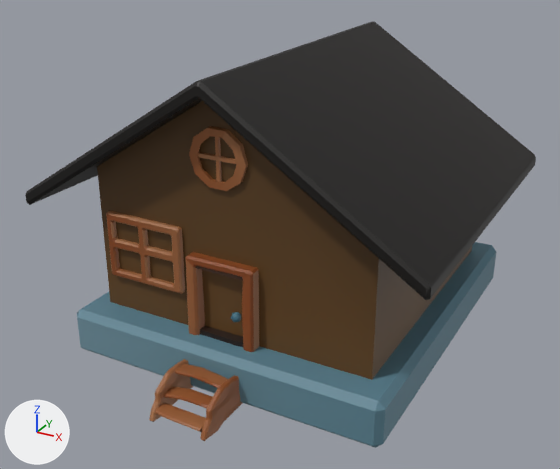
One commit to the FBX model Assets/Art/Models/Outside/Props/HouseSmall.fbx: the scene before it, then after it.
Camera for both pictures: a 50 mm camera at (3.55, -7.0, 4.42) aimed at (-0.05, -0.45, 1.14). Arrows for +X, +Y and +Z are at lower left; the lights stay in place. Objects named as collision shapes, trigger or cutter boxes, shadow casters or lower levels of detail are left out. Where no turn or scale is listed for an object, it has been applied to the vertices.

The scene before the commit, as lines of its bpy script (objects in view):
```python
me_mesh_023 = bpy.data.meshes.new('Mesh.023')
me_mesh_023.from_pydata(...)  # 1888 vertices, 1805 faces; spans x -2.21..2.02, y -2.46..1.88, z -0.02..3.03
me_mesh_023.materials.append(mat_pp_standard_material)  # picture img_pp_color_palette_png
ob_housesmall_lod0 = bpy.data.objects.new('HouseSmall_LOD0', me_mesh_023)
ob_housesmall_lod0.location = (0.0, 0.0, 0.0)
```
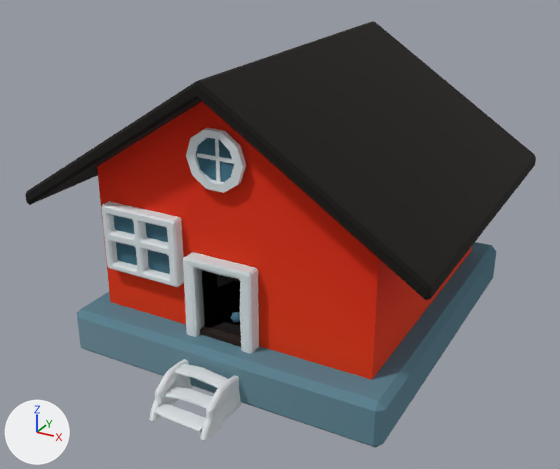
Pixel boxes [x1, y1, x2, y2] of what changed, in the pictures (560 x 469 px):
part 1 of me_mesh_023, rebuilt: before [106, 211, 185, 294]; after [101, 201, 184, 287]
part 2 of me_mesh_023, rebuilt: before [185, 252, 259, 352]; after [183, 252, 259, 353]
part 3 of me_mesh_023, rebuilt: before [189, 126, 248, 191]; after [186, 128, 246, 193]
part 4 of me_mesh_023, surface changed (brown to red): [97, 101, 472, 441] in both

Patch to the scene script:
```diff
--- a/Assets/Art/Models/Outside/Props/HouseSmall.fbx.py
+++ b/Assets/Art/Models/Outside/Props/HouseSmall.fbx.py
@@ me_mesh_023 @@
 # used by ob_housesmall_lod0; location = (0.0, 0.0, 0.0)
-me_mesh_023.from_pydata(...)  # 1888 vertices, 1805 faces; spans x -2.21..2.02, y -2.46..1.88, z -0.02..3.03
+me_mesh_023.from_pydata(...)  # 1690 vertices, 1535 faces; spans x -2.21..2.02, y -2.46..1.88, z -0.02..3.03
+# me_mesh_023 part 1: the loose piece of 248 vertices spanning x -1.38..-0.5, y -1.61..-1.41, z 0.85..1.55 is rebuilt with 180 vertices and now spans x -1.38..-0.5, y -1.67..-1.49, z 0.95..1.65
+# me_mesh_023 part 2: the loose piece of 80 vertices spanning x -0.41..0.33, y -1.68..-1.39, z 0.34..1.32 is rebuilt with 62 vertices and now spans x -0.41..0.33, y -1.71..-1.56, z 0.34..1.32
+# me_mesh_023 part 3: the loose piece of 50 vertices spanning x -0.34..0.24, y -1.61..-1.52, z 2.02..2.58 is rebuilt with 50 vertices and now spans x -0.34..0.24, y -1.66..-1.56, z 2.02..2.58
+# me_mesh_023 part 4: 843 kept faces spanning x -1.48..1.48, y -2.46..1.55, z -0.02..2.97 get new texture (UV) coordinates
 me_mesh_023.materials.append(mat_pp_standard_material)
```
